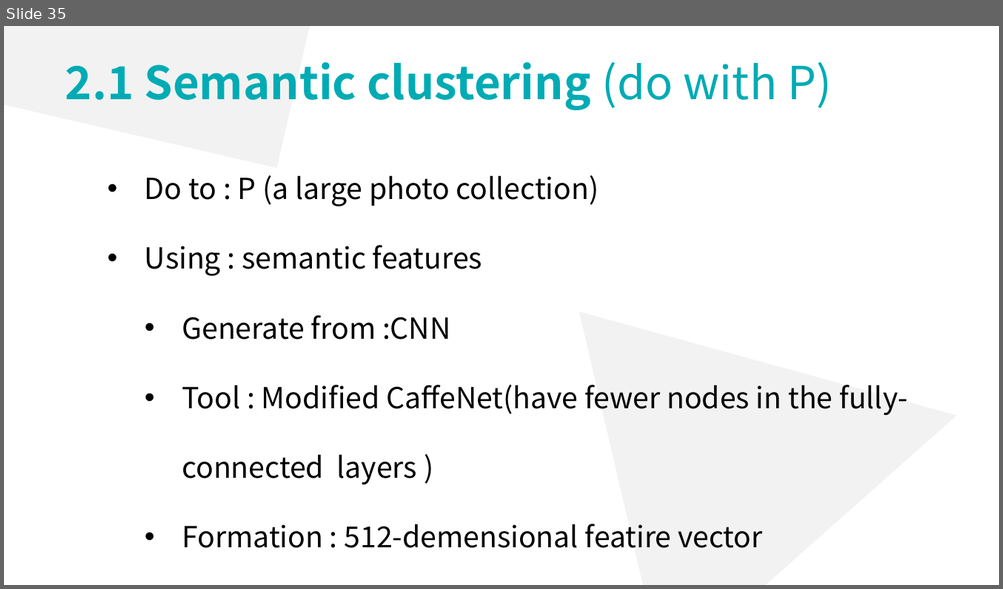
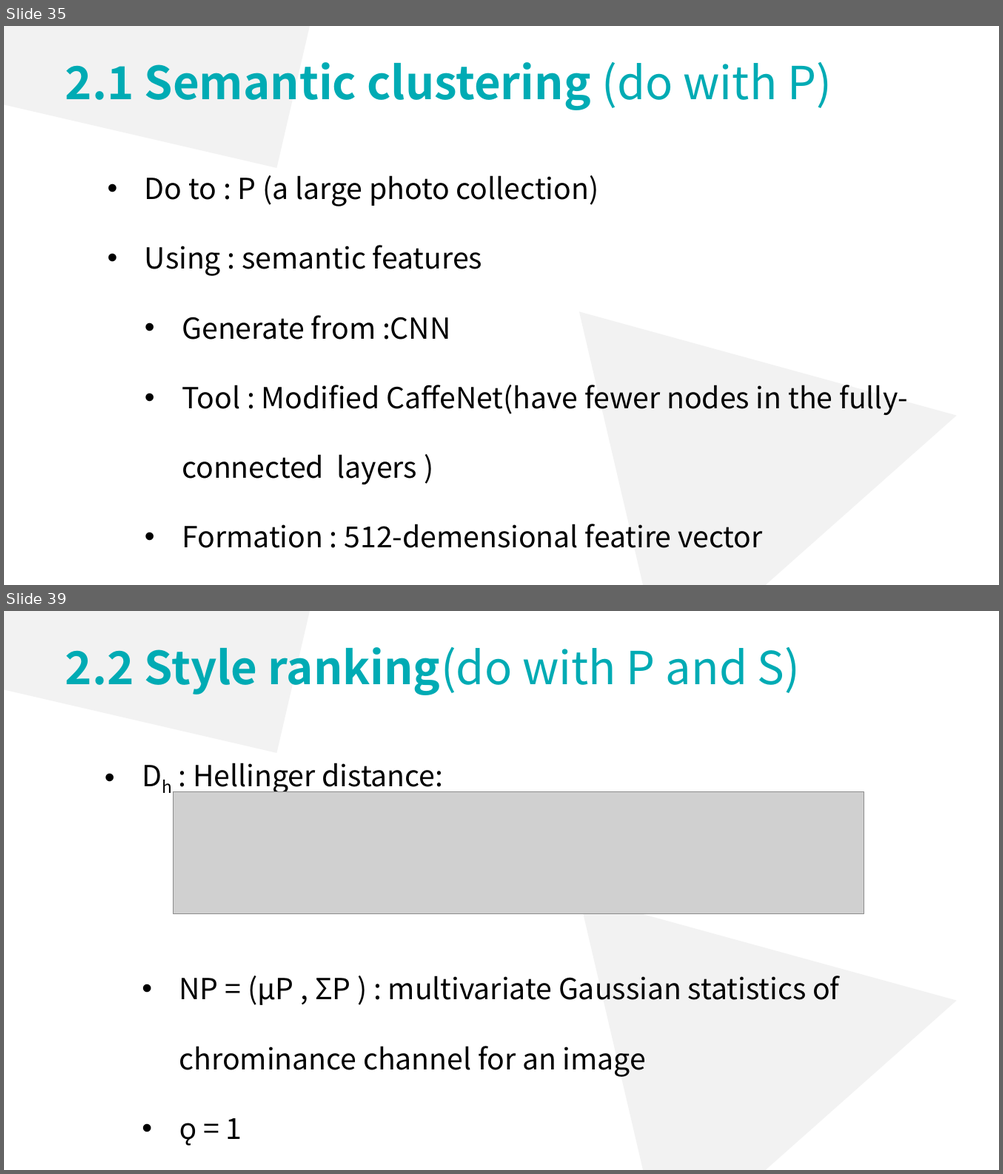
Before and after one commit to lsyoath/sheepy, a slide deck: ComputerVision.pptx. Shown one above the other, each under a label of ours: slide 35 before the commit, slides 35 and 39 after it; the slides between them are not shown. The pictures are 1003x589 and 1003x1174 pixels, drawn with LibreOffice and Linux fonts; fonts in the diff are those of the drawing; grey boxes stand for pictures. Boxes give left, top, right and bottom in pixels: in the first picture for what was removed or moved away, otherwise in the second. Text is boxed around its words. In the diff, an @@ line names an element or a change of style, - is before the commit and + after.

```diff
--- a/ComputerVision.pptx
+++ b/ComputerVision.pptx
@@ slide 39 added at <box>4,611,999,1170</box>, background #FFFFFF @@
@@ rectangle added at <box>4,611,341,753</box>, fill #F2F2F2 @@
@@ text added at <box>65,647,800,695</box>, 44 pt, text #00ABB4, bold @@
+2.2 Style ranking(do with P and S)
@@ text added at <box>179,763,839,1146</box>, 28 pt, text #000000 @@
+• Dh : Hellinger distance:
+  • NP = (µP , ΣP ) : multivariate Gaussian statistics of chrominance channel for an image
+  • ǫ = 1
@@ picture added at <box>173,792,864,914</box> @@
@@ triangle added at <box>580,819,999,1170</box>, fill #F2F2F2 @@
```
Also in this commit, not shown: 3 slides changed, 7 other slides added.
